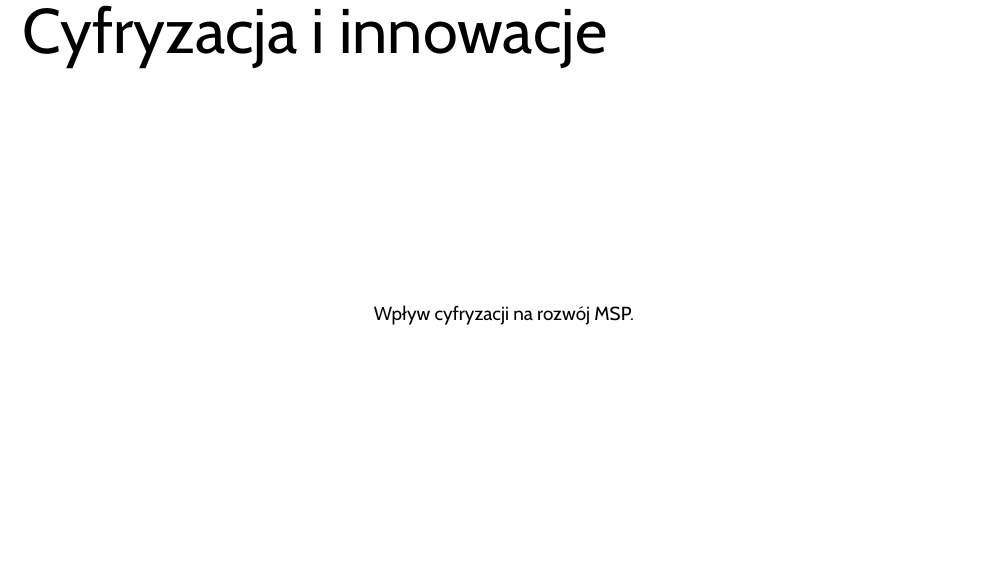
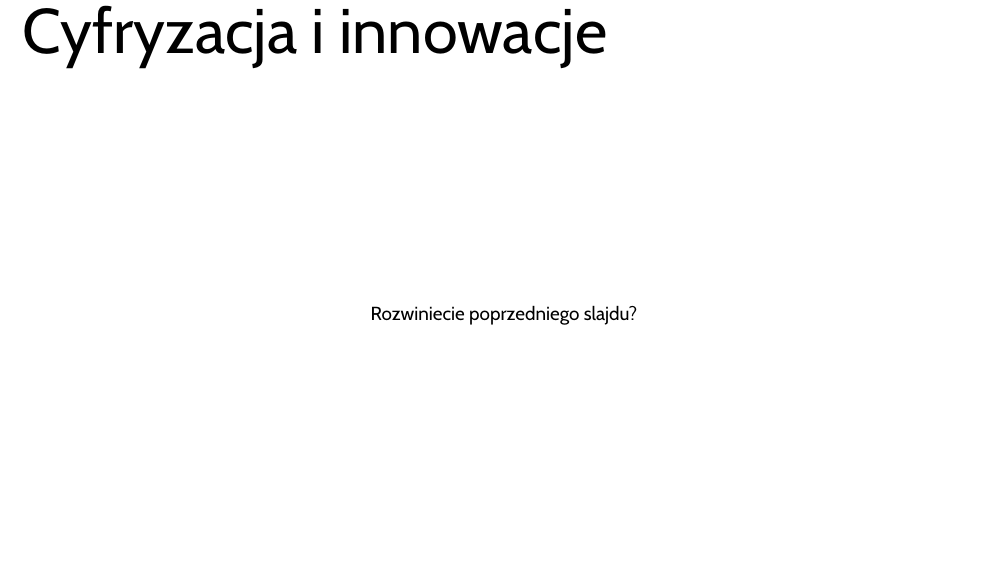
Before and after one commit to dmw-wsb/WPSG, a slide deck: slide 22 of WPSG_INF_K4m_Prezentacja_temat_3.pptx (slide 21 before the commit). Drawn at 1008x567 pixels with LibreOffice and Linux fonts; fonts in the diff are those of the drawing. Boxes give left, top, right and bottom in pixels: in the first picture for what was removed or moved away, otherwise in the second. Text is boxed around its words. In the diff, an @@ line names an element or a change of style, - is before the commit and + after.

```diff
--- a/WPSG_INF_K4m_Prezentacja_temat_3.pptx
+++ b/WPSG_INF_K4m_Prezentacja_temat_3.pptx
@@ subtitle at [371, 305, 637, 325]: text changed @@
-Wpływ cyfryzacji na rozwój MSP.
+Rozwiniecie poprzedniego slajdu?
```
Also in this commit, not shown: 5 other slides changed, 4 slides added, 3 slides removed.
